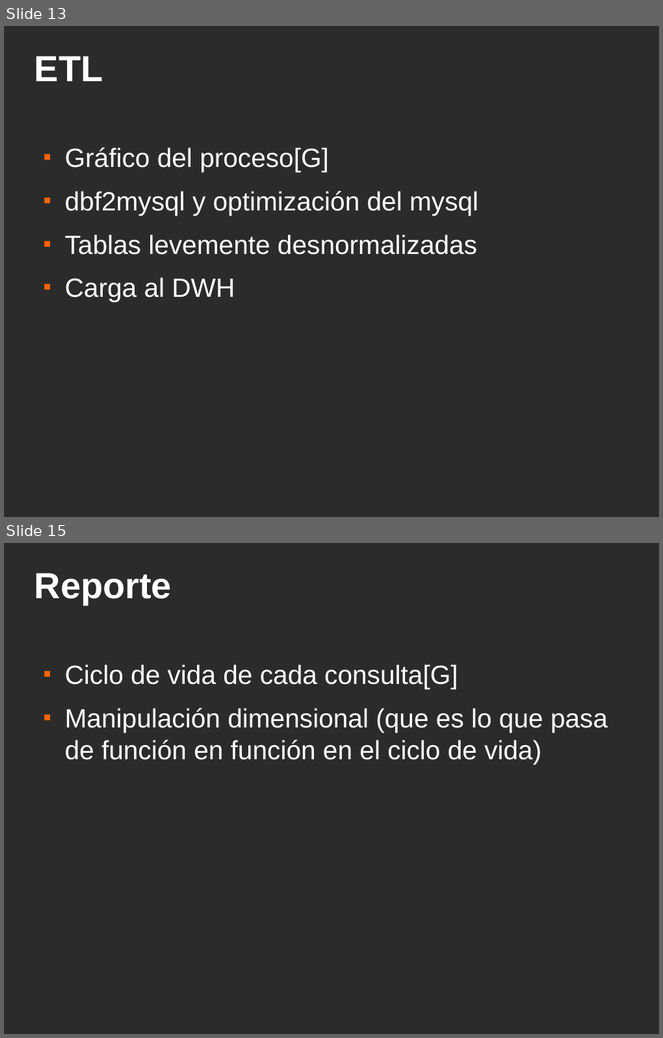
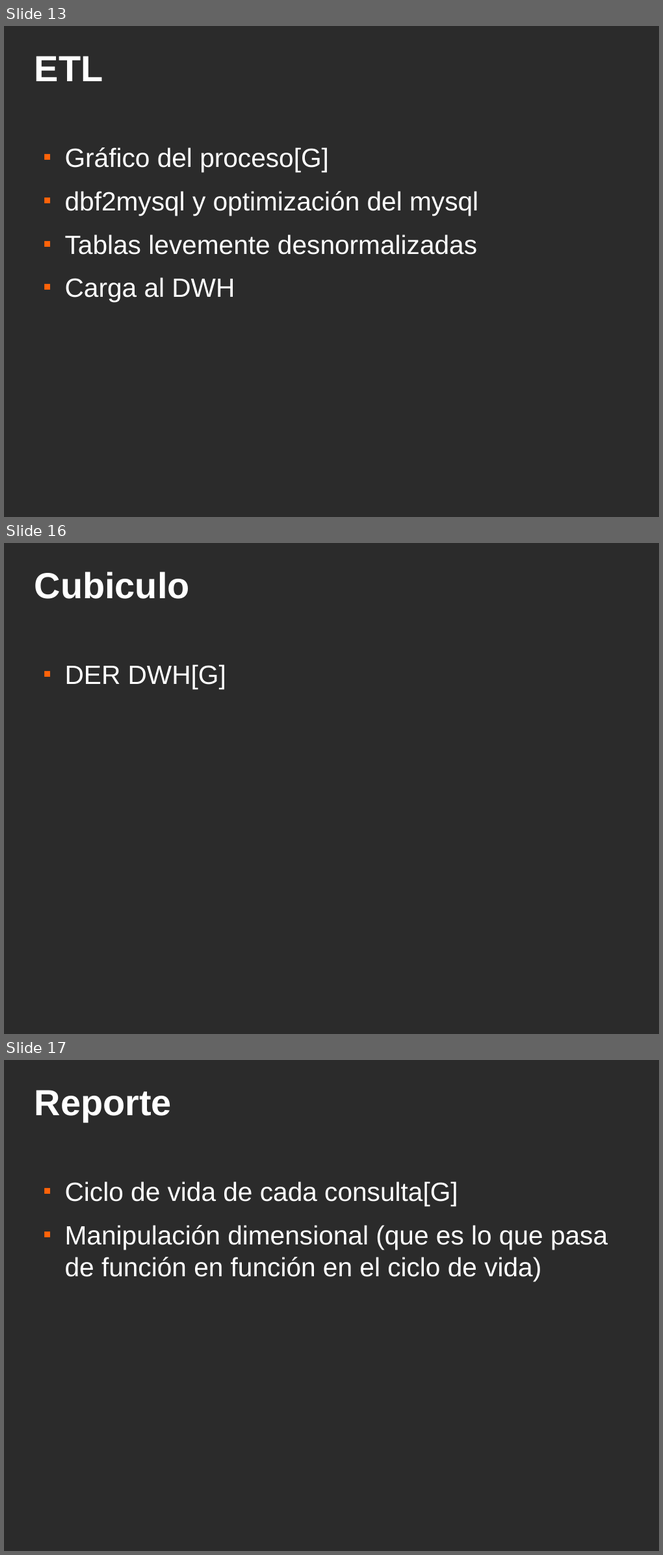
Before and after one commit to ervin45/proyectofinal, a slide deck: doc/material_para_la_catedra/presentacion_final/presentacion_final.odp. Shown one above the other, each under a label of ours: slides 13 and 15 before the commit, slides 13, 16 and 17 after it; the slides between them are not shown. The pictures are 663x1038 and 663x1555 pixels, drawn with LibreOffice and Linux fonts; fonts in the diff are those of the drawing; background and template pictures are left out; a plain dark background stands for a picture behind light text. Boxes give left, top, right and bottom in pixels: in the first picture for what was removed or moved away, otherwise in the second. Text is boxed around its words. In the diff, an @@ line names an element or a change of style, - is before the commit and + after.

```diff
--- a/doc/material_para_la_catedra/presentacion_final/presentacion_final.odp
+++ b/doc/material_para_la_catedra/presentacion_final/presentacion_final.odp
@@ slide 16 added at (4,543,659,1034), background picture (left out) @@
@@ title added at (35,572,190,599), 44 pt, text #FFFFFF, bold @@
+Cubiculo
@@ text added at (65,665,226,689), 32 pt, text #FFFFFF @@
+■ DER DWH[G]
@@ what was slide 15 is now slide 17 @@
```
Also in this commit, not shown: 6 slides changed, 7 other slides added, 4 slides removed.
